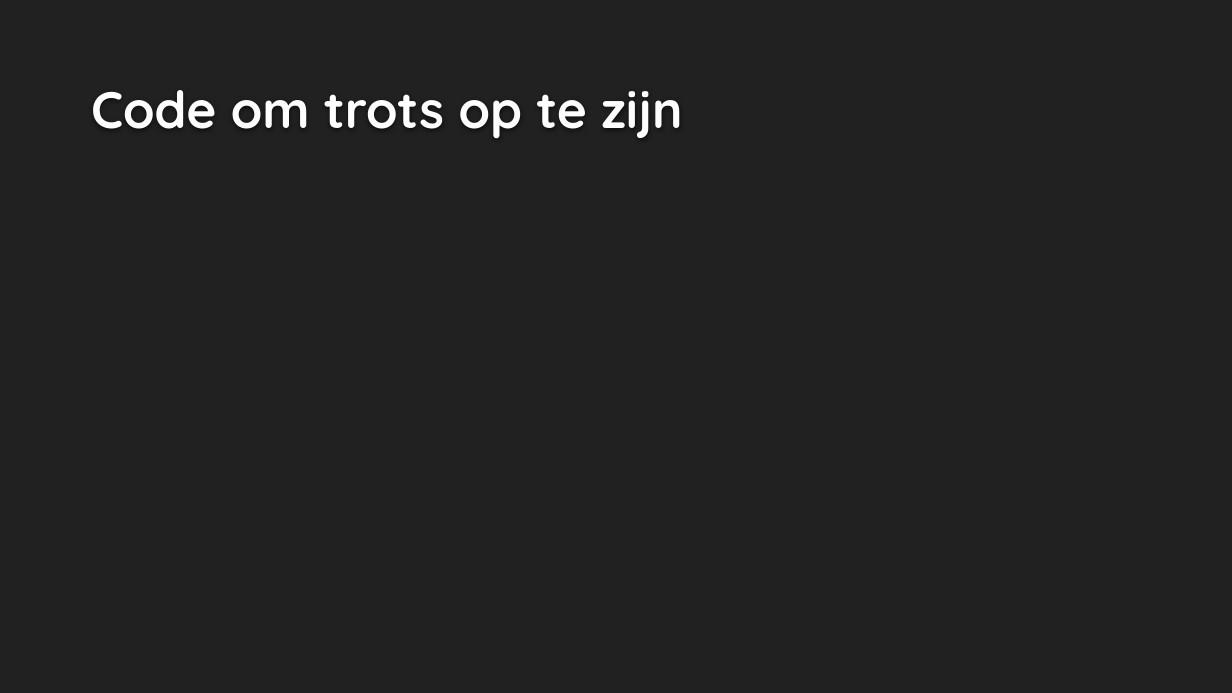
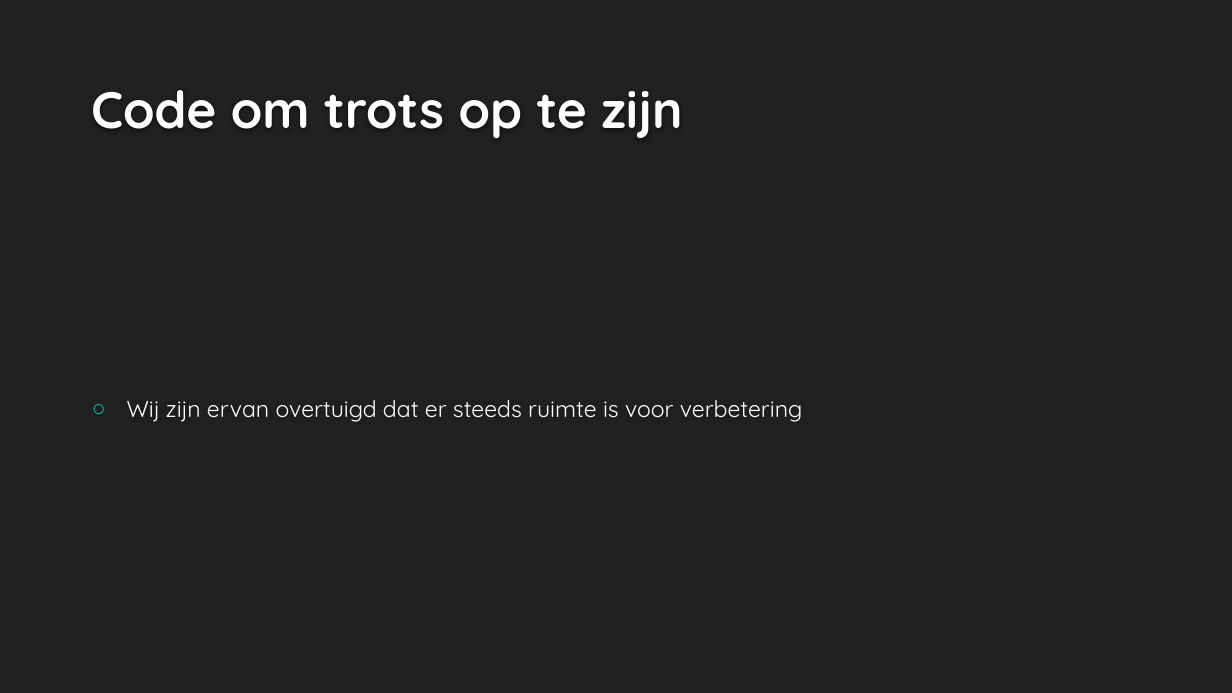
Before and after one commit to Renzie/Verkeersquiz-Puurs, a slide deck: slide 5 of extra/presentatie-Puurs.pptx. Drawn at 1232x693 pixels with LibreOffice and Linux fonts; fonts in the diff are those of the drawing; background and template pictures are left out. Boxes give left, top, right and bottom in pixels: in the first picture for what was removed or moved away, otherwise in the second. Text is boxed around its words. In the diff, an @@ line names an element or a change of style, - is before the commit and + after.

Commit message:
updated pwp

```diff
--- a/extra/presentatie-Puurs.pptx
+++ b/extra/presentatie-Puurs.pptx
@@ text added at (x1=127, y1=400, x2=803, y2=422), 18 pt, text #FFFFFF @@
+○ Wij zijn ervan overtuigd dat er steeds ruimte is voor verbetering
```
Also in this commit, not shown: 1 other slide changed.
